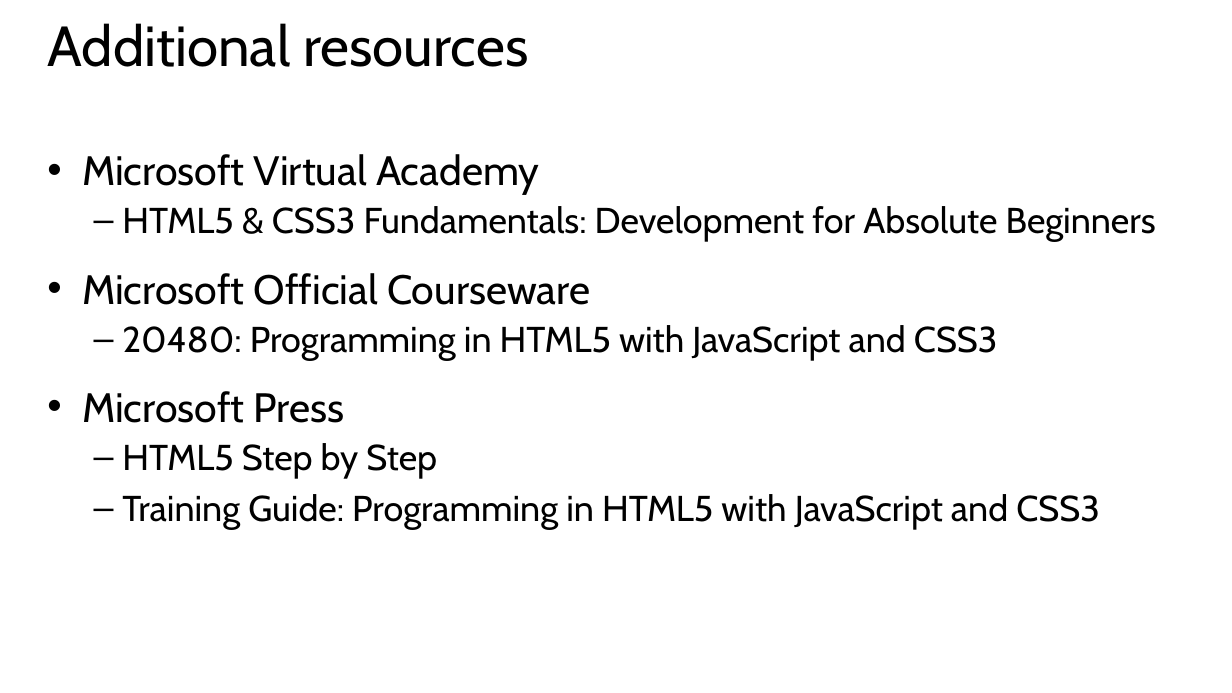
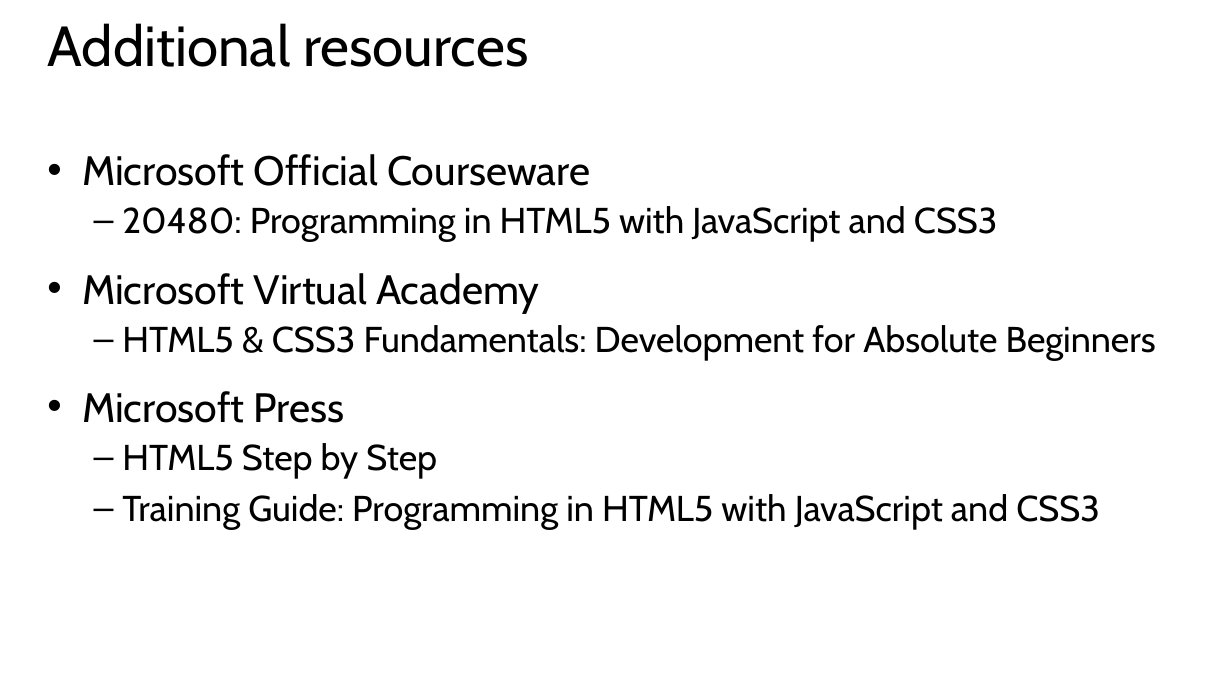
Before and after one commit to GeekTrainer/Flask, a slide deck: slide 12 of Slides/Module 3 - Creating an interface.pptx. Drawn at 1232x693 pixels with LibreOffice and Linux fonts; fonts in the diff are those of the drawing. Boxes give left, top, right and bottom in pixels: in the first picture for what was removed or moved away, otherwise in the second. Text is boxed around its words. In the diff, an @@ line names an element or a change of style, - is before the commit and + after.

```diff
--- a/Slides/Module 3 - Creating an interface.pptx
+++ b/Slides/Module 3 - Creating an interface.pptx
@@ text at [82, 154, 998, 242]: paragraphs added @@
+• Microsoft Official Courseware
+  – 20480: Programming in HTML5 with JavaScript and CSS3
@@ text at [82, 273, 998, 360]: paragraphs removed @@
-• Microsoft Official Courseware
-  – 20480: Programming in HTML5 with JavaScript and CSS3
```
Also in this commit, not shown: 20 slides added.
